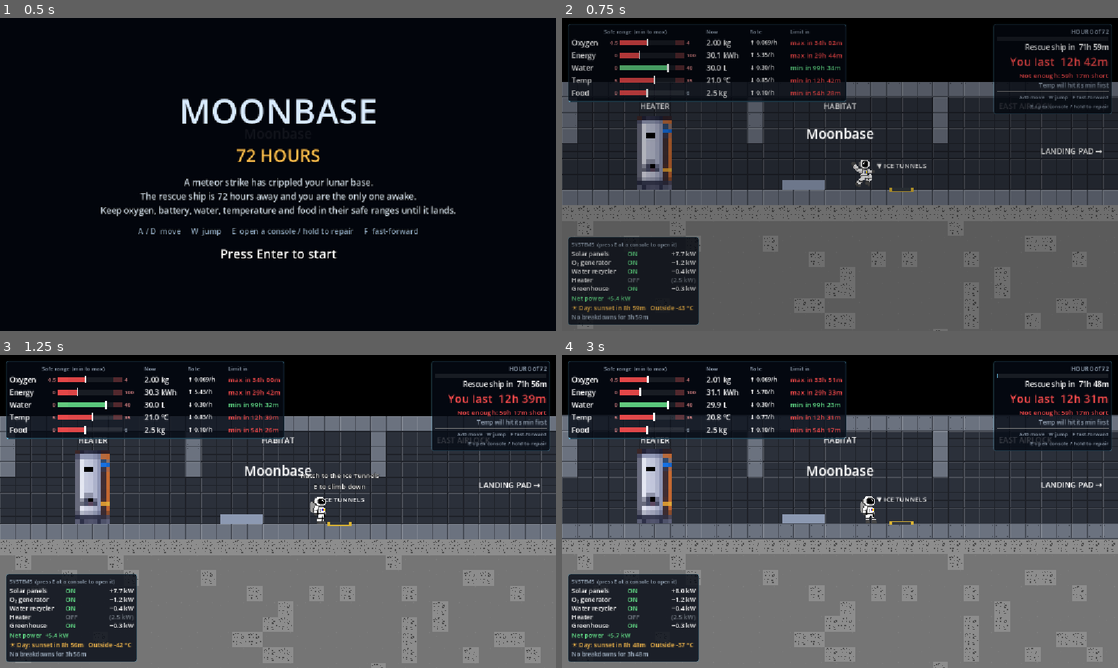
Above: before the commit, frames 1-4 (two rows, left to right).
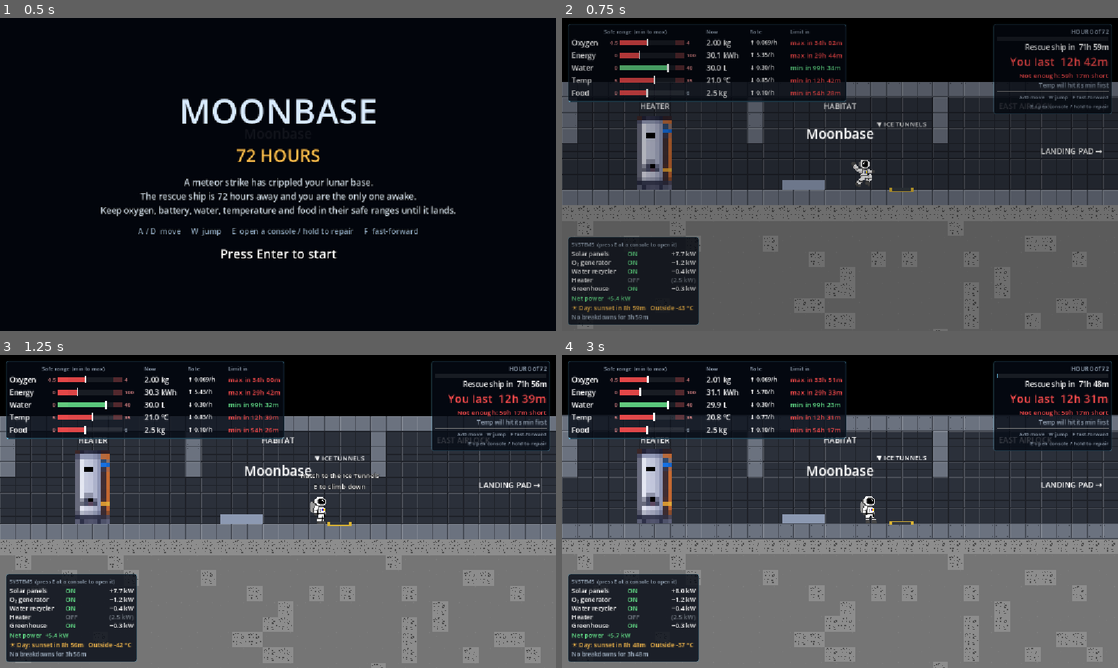
Above: after the commit, the same moments.

Repository: kushmdesai/72-Hours
Game: Godot game, scene res://scenes/main.tscn
Two runs of this game, one before a commit and one after it. Both use one fixed random seed, a clock stepped at 60 frames per second and the inputs below.
Inputs (mouse positions are in pixels of both pictures, inside the frame that each line leads up to):
- Up to frame 1 (0.5 s): no input
- Up to frame 2 (0.75 s): tap Enter (ui_accept) at 0.5 s; move the mouse to (962, 158) at 0.52 s; hold D (move_right) from 0.53 s (still down); hold E (interact) from 0.53 s (still down); click (962, 158) at 0.67 s
- Up to frame 3 (1.25 s): keep holding D (move_right); keep holding E (interact); tap W (jump) at 0.77 s
- Up to frame 4 (3 s): move the mouse to (728, 527) at 1.27 s; release E (interact) at 1.28 s; tap E (interact) at 1.35, 2.85 s; tap W (jump) at 1.52 s; move the mouse to (895, 442) at 2.02 s; release D (move_right) at 2.03 s; hold A (move_left) 2.03-2.78 s; hold E (interact) 2.03-2.78 s; move the mouse to (812, 574) at 2.77 s; hold D (move_right) from 2.78 s (still down); click (812, 574) at 2.92 s

Frame 1 is identical in both runs. In frame 2, 0.2% of the frame differs, in the area x 56-66%, y 33-49%; in frame 3, 0.1%; in frame 4, 0.2%, in the area x 56-66%, y 32-47%.

Commit message:
Keep the tunnel signs clear of the prompts and note the tunnels in the plan
Co-Authored-By: Claude Opus 5.5 (1M context) <noreply@anthropic.com>

Diff:
--- a/scenes/locations/base.tscn
+++ b/scenes/locations/base.tscn
@@ -230,9 +230,9 @@
 
 [node name="Sign" type="Label" parent="TunnelHatch" unique_id=744129608]
 offset_left = -120.0
-offset_top = -60.0
+offset_top = -146.0
 offset_right = 120.0
-offset_bottom = -36.0
+offset_bottom = -122.0
 theme_override_font_sizes/font_size = 14
 text = "▼ ICE TUNNELS"
 horizontal_alignment = 1
--- a/scenes/locations/tunnels.tscn
+++ b/scenes/locations/tunnels.tscn
@@ -170,6 +170,7 @@
 color = Color(0.85, 0.75, 0.3, 1)
 
 [node name="Sign" type="Label" parent="BaseLadder"]
+z_index = 2
 offset_left = -120.0
 offset_top = -150.0
 offset_right = 120.0
Not shown, changed: docs/project-plan.md
